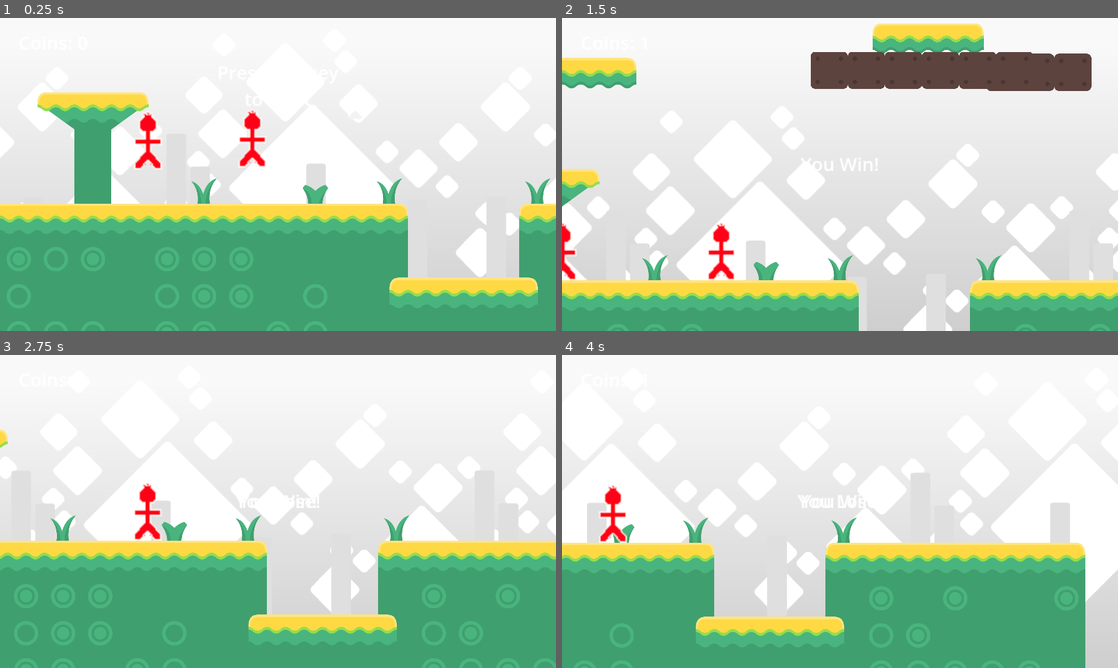
Above: before the commit, frames 1-4 (two rows, left to right).
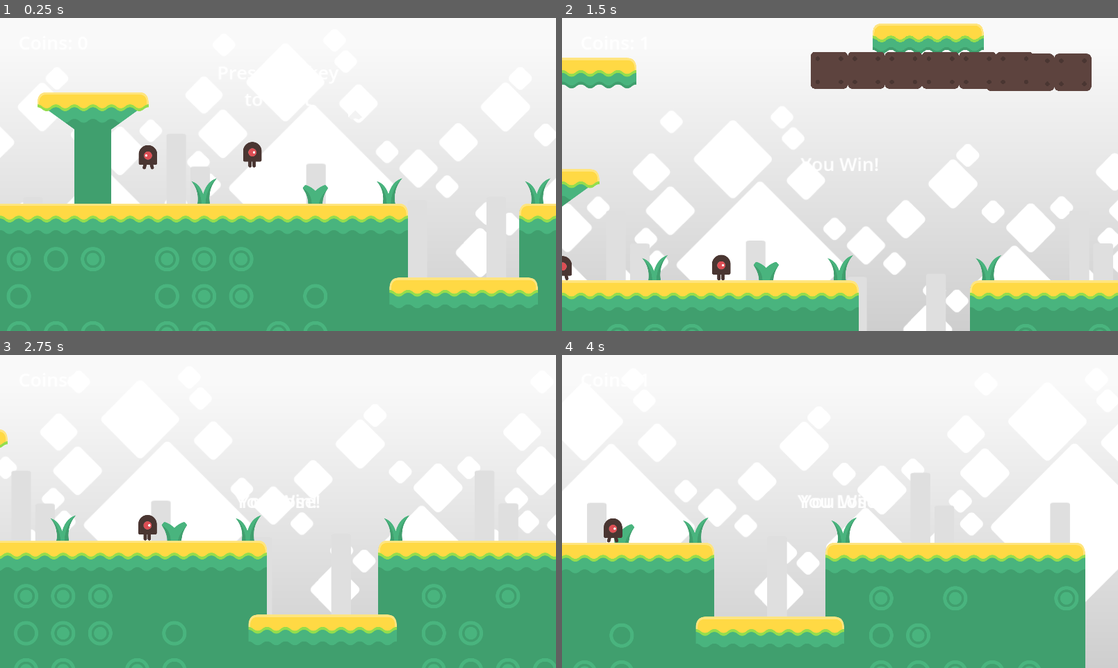
Above: after the commit, the same moments.

Repository: endlessm/moddable-platformer
Game: Godot game, scene res://main.tscn
Same seed, same stepped clock (60 frames per second), same inputs: the game is played once before the commit and once after it.
Inputs:
- Up to frame 1 (0.25 s): no input
- Up to frame 2 (1.5 s): tap Enter (ui_accept) at 0.5, 0.77 s; hold Right (ui_right) from 0.53 s (still down)
- Up to frame 3 (2.75 s): tap Enter (ui_accept) at 1.52 s; release Right (ui_right) at 2.03 s; hold Left (ui_left) from 2.03 s (still down)
- Up to frame 4 (4 s): release Left (ui_left) at 2.78 s; hold Right (ui_right) from 2.78 s (still down); tap Enter (ui_accept) at 3.02, 3.77 s

The runs differ from the first frame. In frame 1, 1.0% of the frame differs, in the area x 24-48%, y 29-49%; in frame 2, 0.8%; in frame 3, 0.5%; in frame 4, 0.5%.

Commit message:
Update enemy asset
From the same asset pack as the tileset and player assets.

Diff:
--- a/components/enemy/enemy.gd
+++ b/components/enemy/enemy.gd
@@ -2,7 +2,8 @@
 extends CharacterBody2D
 
 ## How fast does your enemy move?
-@export_range(0, 1000, 10) var speed: float = 100.0
+@export_range(0, 1000, 10) var speed: float = 100.0:
+	set = _set_speed
 
 ## Does the enemy fall off edges?
 @export var fall_off_edge: bool = false
@@ -26,11 +27,20 @@
 @onready var _right_ray := %RightRay
 
 
+func _set_speed(new_speed):
+	speed = new_speed
+	if not is_node_ready():
+		await ready
+	if speed == 0:
+		_sprite.speed_scale = 0
+	else:
+		_sprite.speed_scale = speed / 100
+
+
 func _ready():
 	Global.gravity_changed.connect(_on_gravity_changed)
 
 	direction = -1 if start_direction == 0 else 1
-	_sprite.play("default")
 
 
 func _physics_process(delta):
@@ -45,6 +55,8 @@
 			direction = -1
 
 	velocity.x = direction * speed
+
+	_sprite.flip_h = velocity.x < 0
 
 	move_and_slide()
 
--- a/components/enemy/enemy.tscn
+++ b/components/enemy/enemy.tscn
@@ -1,40 +1,54 @@
-[gd_scene load_steps=8 format=3 uid="uid://dk0xon0k7ga23"]
+[gd_scene load_steps=10 format=3 uid="uid://dk0xon0k7ga23"]
 
 [ext_resource type="Texture2D" uid="uid://dwhi5vmkbnyk4" path="res://assets/enemy.png" id="1_57cf6"]
 [ext_resource type="Script" path="res://components/enemy/enemy.gd" id="1_urf0o"]
 
-[sub_resource type="AtlasTexture" id="AtlasTexture_pj0te"]
+[sub_resource type="AtlasTexture" id="AtlasTexture_5r7qd"]
 atlas = ExtResource("1_57cf6")
-region = Rect2(0, 0, 256, 256)
+region = Rect2(444, 0, 128, 128)
 
-[sub_resource type="AtlasTexture" id="AtlasTexture_ko8wr"]
+[sub_resource type="AtlasTexture" id="AtlasTexture_77x52"]
 atlas = ExtResource("1_57cf6")
-region = Rect2(256, 0, 256, 256)
+region = Rect2(0, 0, 128, 128)
+
+[sub_resource type="AtlasTexture" id="AtlasTexture_emkhg"]
+atlas = ExtResource("1_57cf6")
+region = Rect2(148, 0, 128, 128)
+
+[sub_resource type="AtlasTexture" id="AtlasTexture_ltgan"]
+atlas = ExtResource("1_57cf6")
+region = Rect2(296, 0, 128, 128)
 
 [sub_resource type="SpriteFrames" id="SpriteFrames_2xpc5"]
 animations = [{
 "frames": [{
 "duration": 1.0,
-"texture": SubResource("AtlasTexture_pj0te")
+"texture": SubResource("AtlasTexture_5r7qd")
+}],
+"loop": true,
+"name": &"hit",
+"speed": 5.0
+}, {
+"frames": [{
+"duration": 1.0,
+"texture": SubResource("AtlasTexture_77x52")
 }, {
 "duration": 1.0,
-"texture": SubResource("AtlasTexture_ko8wr")
+"texture": SubResource("AtlasTexture_emkhg")
+}, {
+"duration": 1.0,
+"texture": SubResource("AtlasTexture_ltgan")
 }],
 "loop": true,
-"name": &"default",
-"speed": 5.0
-}, {
-"frames": [],
-"loop": true,
-"name": &"new_animation",
+"name": &"walk",
 "speed": 5.0
 }]
 
 [sub_resource type="RectangleShape2D" id="RectangleShape2D_kii40"]
-size = Vector2(74, 104.5)
+size = Vector2(48, 78)
 
 [sub_resource type="RectangleShape2D" id="RectangleShape2D_cepcq"]
-size = Vector2(82, 176)
+size = Vector2(82, 83)
 
 [node name="Enemy" type="CharacterBody2D"]
 collision_layer = 8
@@ -45,8 +59,10 @@
 
 [node name="AnimatedSprite2D" type="AnimatedSprite2D" parent="."]
 unique_name_in_owner = true
-position = Vector2(0, -128)
+position = Vector2(0, -64)
 sprite_frames = SubResource("SpriteFrames_2xpc5")
+animation = &"walk"
+autoplay = "walk"
 
 [node name="LeftRay" type="RayCast2D" parent="."]
 unique_name_in_owner = true
@@ -59,14 +75,14 @@
 collision_mask = 5
 
 [node name="CollisionShape2D" type="CollisionShape2D" parent="."]
-position = Vector2(0, -52.25)
+position = Vector2(0, -39)
 shape = SubResource("RectangleShape2D_kii40")
 
 [node name="Hitbox" type="Area2D" parent="."]
 position = Vector2(0, -106)
 
 [node name="CollisionShape2D" type="CollisionShape2D" parent="Hitbox"]
-position = Vector2(0, 12)
+position = Vector2(0, 58.5)
 shape = SubResource("RectangleShape2D_cepcq")
 
 [connection signal="body_entered" from="Hitbox" to="." method="_on_hitbox_body_entered"]
Binary file changed: assets/enemy.png
